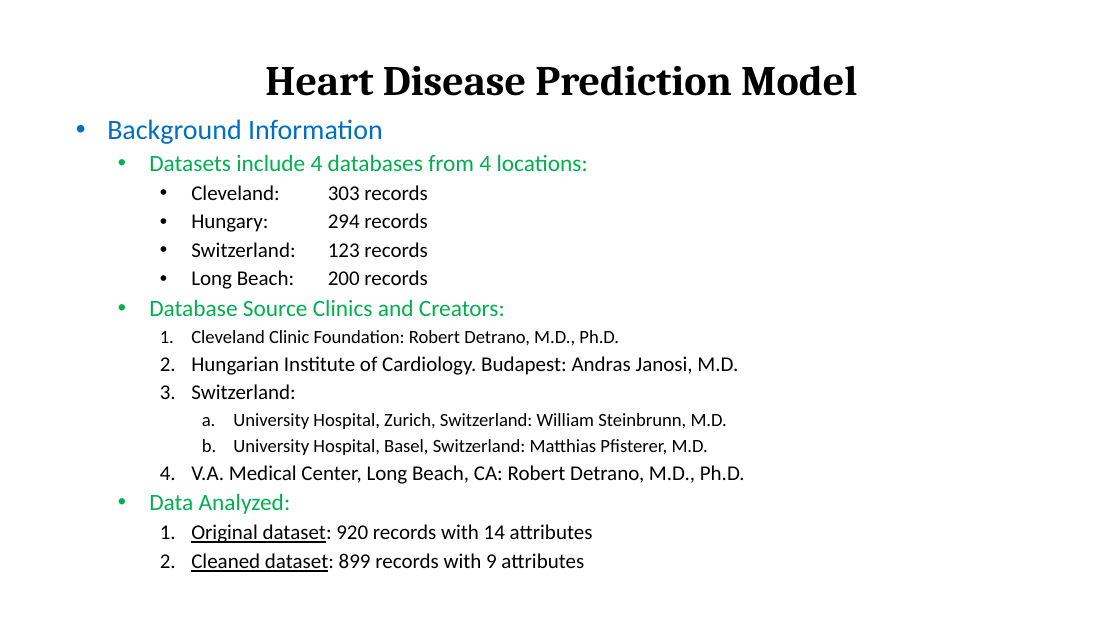
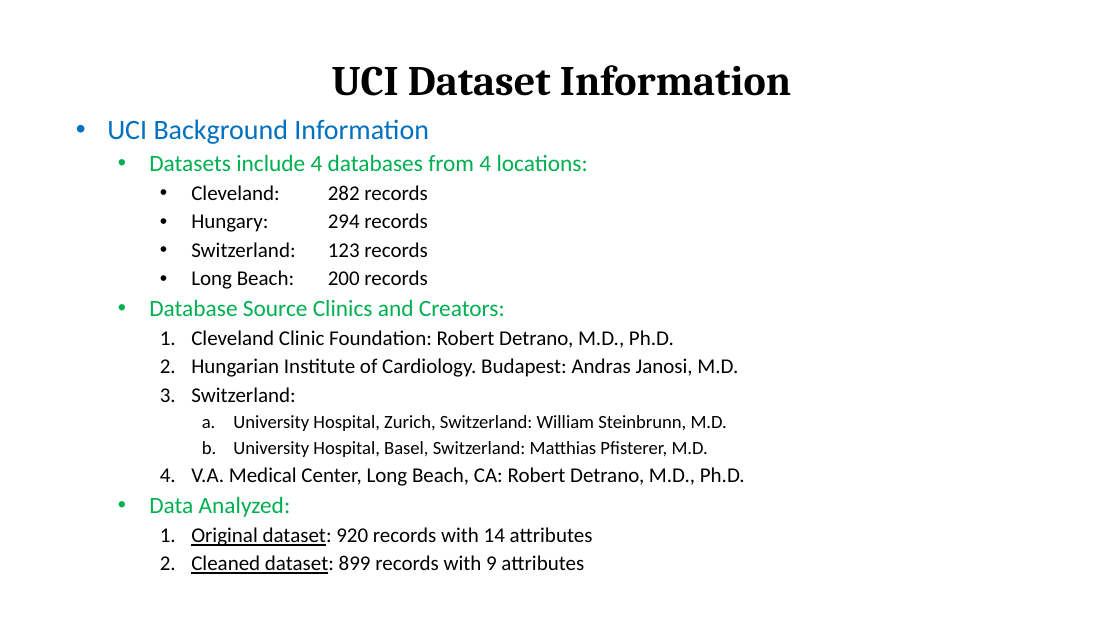
Before and after one commit to Ophelia82/Heart-Disease-Predictive-Model, a slide deck: slide 4 of Heart Disease Presentation.pptx (slide 3 before the commit). Drawn at 1120x630 pixels with LibreOffice and Linux fonts; fonts in the diff are those of the drawing. Boxes give left, top, right and bottom in pixels: in the first picture for what was removed or moved away, otherwise in the second. Text is boxed around its words. In the diff, an @@ line names an element or a change of style, - is before the commit and + after.

```diff
--- a/Heart Disease Presentation.pptx
+++ b/Heart Disease Presentation.pptx
@@ title at box(332, 65, 791, 96): text changed @@
-Heart Disease Prediction Model
+UCI Dataset Information
@@ subtitle at box(107, 119, 429, 144): text changed @@
-• Background Information
+• UCI Background Information
@@ subtitle at box(191, 185, 427, 200): text changed @@
-    • Cleveland: 303 records
+    • Cleveland: 282 records
@@ subtitle at box(191, 330, 674, 348): size 16 to 18 pt in "Cleveland Clinic Foundation: Robert Detrano, M.D., Ph.D." @@
```
Also in this commit, not shown: 3 other slides changed, 13 slides added.
